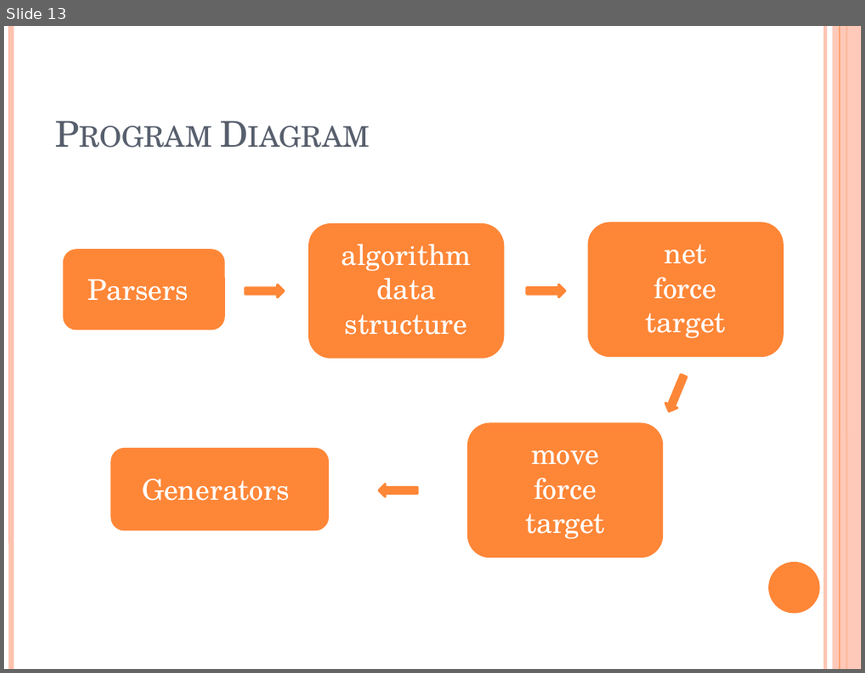
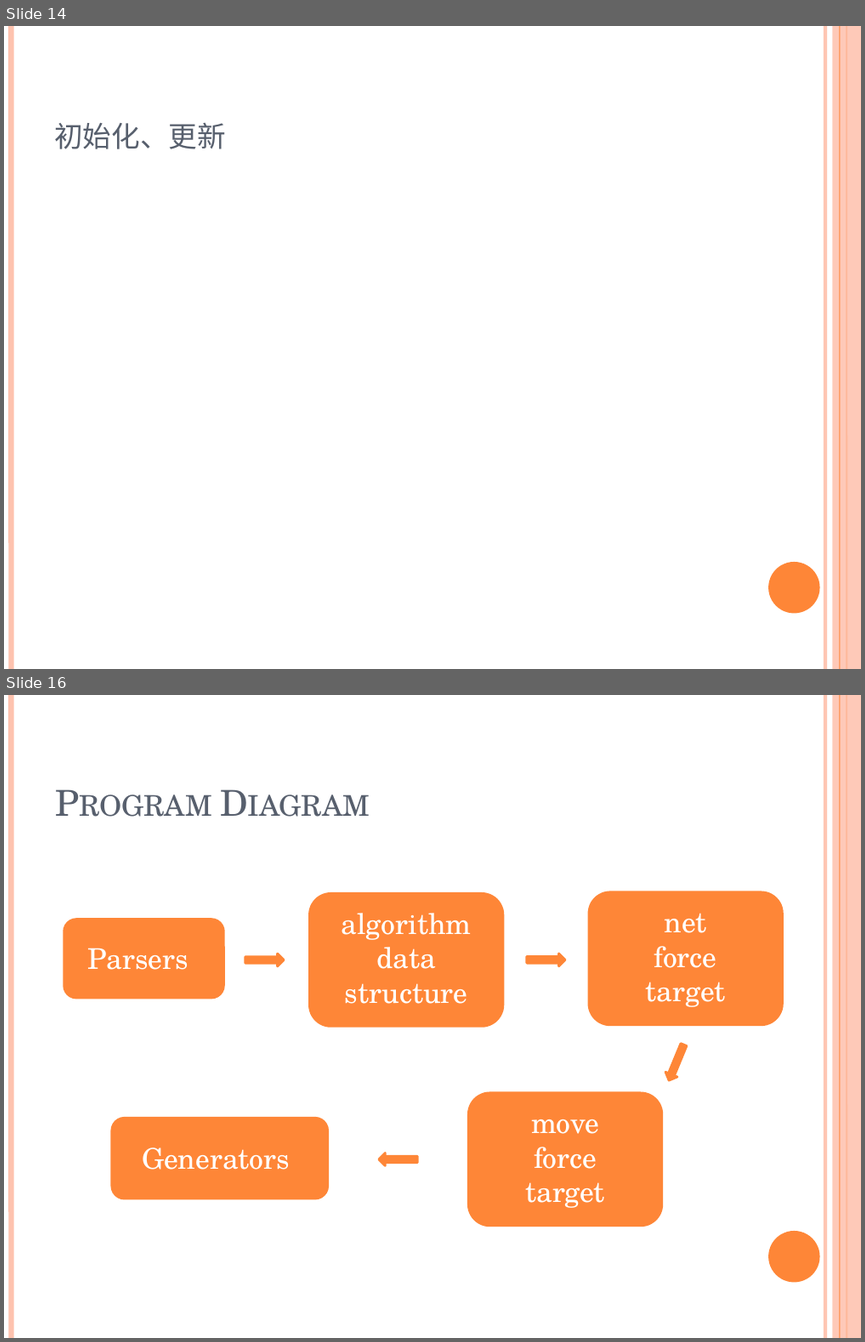
Before and after one commit to marcusgao94/TPL, a slide deck: doc/TPL.pptx. Shown one above the other, each under a label of ours: slide 13 before the commit, slides 14 and 16 after it; the slides between them are not shown. The pictures are 865x673 and 865x1342 pixels, drawn with LibreOffice and Linux fonts; fonts in the diff are those of the drawing; grey boxes stand for pictures. Boxes give left, top, right and bottom in pixels: in the first picture for what was removed or moved away, otherwise in the second. Text is boxed around its words. In the diff, an @@ line names an element or a change of style, - is before the commit and + after.

```diff
--- a/doc/TPL.pptx
+++ b/doc/TPL.pptx
@@ slide 14 added at (4, 26, 861, 669), background #FFFFFF; not listed: 6 template elements that a slide beside it also shows @@
@@ title added at (54, 123, 226, 149), 30 pt, text #575F6D, small capitals @@
+初始化、更新
@@ what was slide 13 is now slide 16 @@
```
Also in this commit, not shown: 10 slides changed, 3 other slides added, 1 slide removed, 5 other files.
